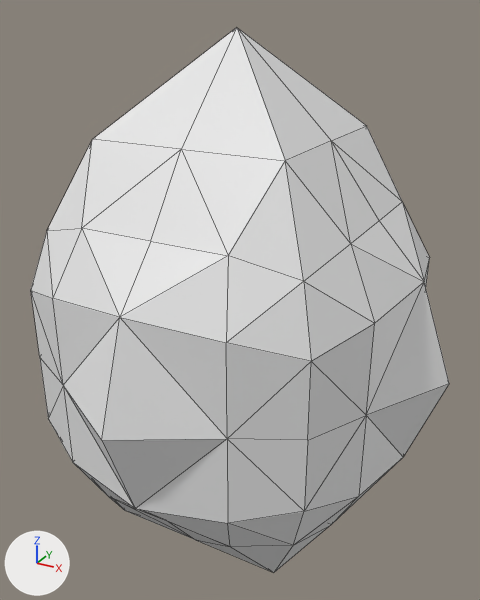
Renders of the OBJ model project/resource/Models/EnemySpawner.obj from each side of a commit.
Both versions are drawn from a camera (50 mm lens) standing at (1.64, -2.95, 1.67) and looking at (-0.02, 0.07, 0.16). Lighting does not change. The marker at lower left points along +X, +Y and +Z. Mesh edges are drawn as thin lines. Where no turn or scale is listed for an object, it has been applied to the vertices.

The first picture shows 'Spawner'.
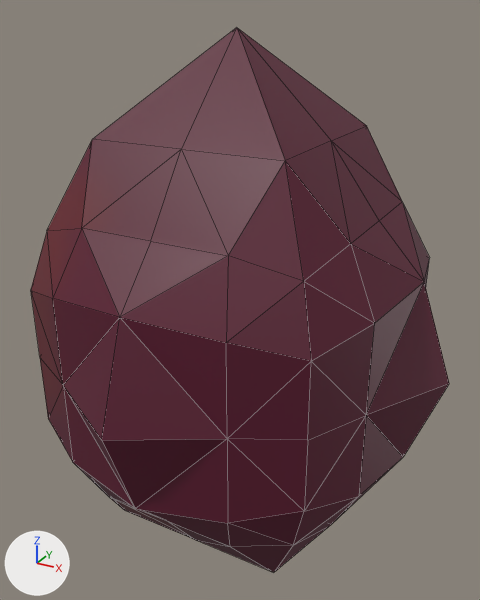
Changed parts and their boxes [x1, y1, x2, y2] in the pictures (480 x 600 px):
'Spawner', recoloured (white to brown)
    both: [31, 28, 449, 573]

Edits to the bpy script that builds the scene:
```text
Add img_enemyspawner_png:
    img_enemyspawner_png = load_image('EnemySpawner.png', '../Texture/EnemySpawner.png', 256, 256, 'sRGB')
Add mat_マテリアル_002:
    mat_マテリアル_002 = principled_material('マテリアル.002')
    mat_マテリアル_002.texture = img_enemyspawner_png
Change me_spawner:
    where me_spawner.from_pydata(...)  # 98 vertices, 192 faces; spans x -1.18..1.18, y -1.18..1.18, z -1.59..1.59
    add me_spawner.materials.append(mat_マテリアル_002)  # picture img_enemyspawner_png
```
